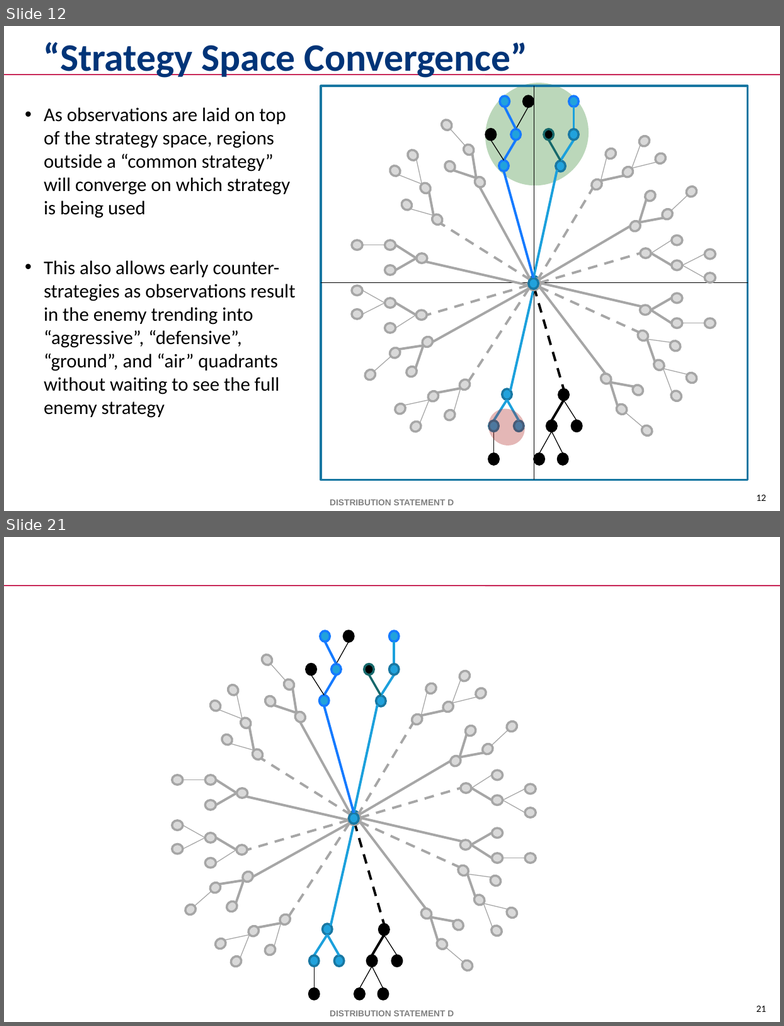
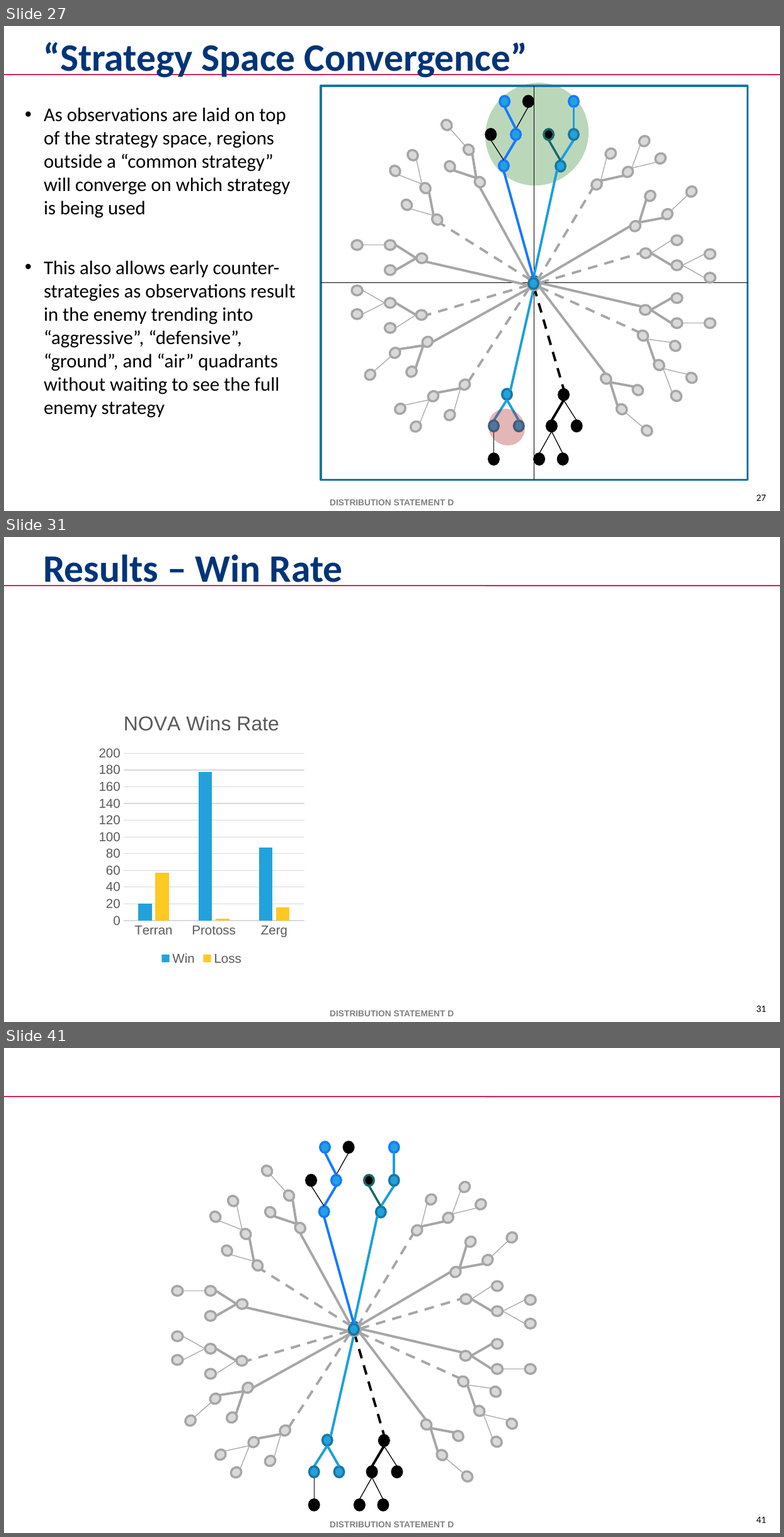
Before and after one commit to mikewkozak/IRE, a slide deck: Documentation/mkozak - Intent Recognition Engine.pptx. Shown one above the other, each under a label of ours: slides 12 and 21 before the commit, slides 27, 31 and 41 after it; the slides between them are not shown. The pictures are 784x1026 and 784x1537 pixels, drawn with LibreOffice and Linux fonts; fonts in the diff are those of the drawing; background and template pictures are left out. Boxes give left, top, right and bottom in pixels: in the first picture for what was removed or moved away, otherwise in the second. Text is boxed around its words. In the diff, an @@ line names an element or a change of style, - is before the commit and + after.

```diff
--- a/Documentation/mkozak - Intent Recognition Engine.pptx
+++ b/Documentation/mkozak - Intent Recognition Engine.pptx
@@ slide 31 added at bbox=[4, 537, 780, 1022], background #FFFFFF; not listed: 3 template elements that a slide beside it also shows @@
@@ title added at bbox=[43, 554, 343, 586], 36 pt, text #003478, bold @@
+Results – Win Rate
@@ column chart added at bbox=[95, 697, 309, 969] @@
+title "NOVA Wins Rate "
+categories: Terran, Protoss, Zerg
+Win: 20, 178, 87
+Loss: 57, 2, 16
@@ what was slide 12 is now slide 27 @@
@@ page number at bbox=[756, 495, 766, 501]: text changed @@
-12
+27
@@ what was slide 21 is now slide 41 @@
@@ page number at bbox=[756, 1517, 766, 1523]: text changed @@
-21
+41
```
Also in this commit, not shown: 10 slides changed, 20 other slides added, 1 slide removed, 5 other files.
